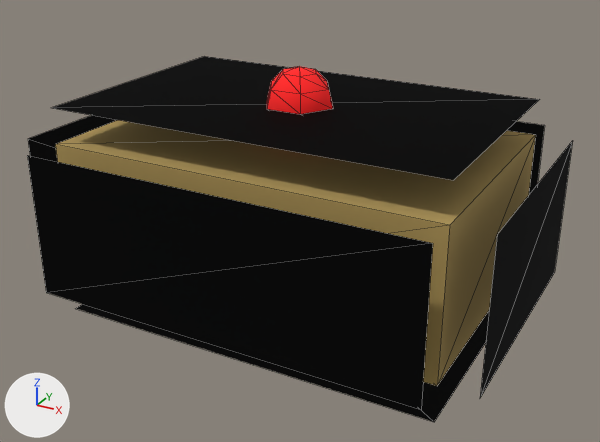
The glTF model assets/models/equipment_c4.glb, before and after one commit.
Both versions are drawn from a 50 mm lens placed at (0.208, -0.378, 0.181), pointed at (-0.001, 0.003, -0.009). Arrows for +X, +Y and +Z are at lower left; the lights stay in place. The picture after the commit comes second. Mesh edges are drawn as thin lines. Where no turn or scale is listed for an object, it has been applied to the vertices. Vertices at exactly the same position are counted once.

Objects in the first picture: 'equipment_c4__outline_2', 'equipment_c4__part_1', 'equipment_c4__part_3'.
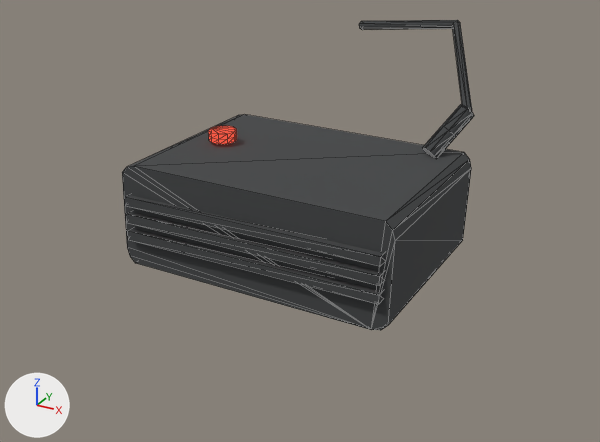
Patch to the scene script:
```diff
--- a/assets/models/equipment_c4.glb.py
+++ b/assets/models/equipment_c4.glb.py
@@ mat_ds_p_hull @@
+mat_ds_p_hull = principled_material('ds_p_hull')
+mat_ds_p_hull.base_color = (0.055, 0.058, 0.06)  # dark grey #424445
+mat_ds_p_hull.roughness = 1.0
@@ mat_ds_p_red @@
+mat_ds_p_red = principled_material('ds_p_red')
+mat_ds_p_red.base_color = (0.0, 0.0, 0.0)  # black #000000
+mat_ds_p_red.metallic = 1.0
+mat_ds_p_red.roughness = 1.0
+mat_ds_p_red.emission_color = (0.9, 0.1, 0.06)  # red #f35945
+mat_ds_p_red.emission_strength = 1.0
@@ me_geometry_351_ds_material_56 @@
 # used by ob_equipment_c4__part_3; location = (0.0, 0.0, 0.06)
-me_geometry_351_ds_material_56.from_pydata(...)  # 42 vertices, 60 faces; spans x -0.02..0.02, y -0.0173..0.0173, z -0.02..0.02
-me_geometry_351_ds_material_56.materials.append(mat_ds_material_56)  # red #ff2222
+me_geometry_351_ds_material_56.from_pydata(...)  # 30 vertices, 56 faces; spans x -0.058..-0.042, y -0.0076..0.0076, z 0.032..0.038
+# me_geometry_351_ds_material_56 part 1: the whole mesh is rebuilt
+# me_geometry_351_ds_material_56 part 2
+# 10 vertices are added at x -0.058..-0.042, y -0.0076..0.0076, z 0.032
+# 10 new vertices lie (0.0, 0.0, 0.003) away from vertices in x -0.058..-0.042, y -0.0076..0.0076, z 0.032
+# 10 new vertices lie (0.0, 0.0, 0.003) away from vertices in x -0.058..-0.042, y -0.0076..0.0076, z 0.035
+# 56 new faces join them
+me_geometry_351_ds_material_56.materials.append(mat_ds_p_red)  # black #000000, glowing red #f35945
@@ me_geometry_382_ds_p_hull @@
+me_geometry_382_ds_p_hull.from_pydata(...)  # 90 vertices, 156 faces; spans x -0.08..0.08, y -0.059..0.122, z -0.03..0.093
+me_geometry_382_ds_p_hull.materials.append(mat_ds_p_hull)  # dark grey #424445
@@ ob_equipment_c4__equipment_c4 @@
-ob_equipment_c4__equipment_c4 = bpy.data.objects.new('equipment_c4__equipment_c4', None)
+ob_equipment_c4__equipment_c4 = bpy.data.objects.new('equipment_c4__equipment_c4', me_geometry_382_ds_p_hull)
 ob_equipment_c4__equipment_c4.location = (0.0, 0.0, 0.0)
@@ ob_equipment_c4__part_1 @@
-ob_equipment_c4__part_1 = bpy.data.objects.new('equipment_c4__part_1', me_geometry_350_ds_material_55)
-ob_equipment_c4__part_1.location = (0.0, 0.0, 0.0)
@@ ob_equipment_c4__outline_2 @@
-ob_equipment_c4__outline_2 = bpy.data.objects.new('equipment_c4__outline_2', me_geometry_350_ds_material_45)
-ob_equipment_c4__outline_2.location = (0.0, 0.0, 0.0)
@@ ob_equipment_c4__part_3 @@
 ob_equipment_c4__part_3 = bpy.data.objects.new('equipment_c4__part_3', me_geometry_351_ds_material_56)
-ob_equipment_c4__part_3.location = (0.0, 0.0, 0.06)
+ob_equipment_c4__part_3.location = (0.0, 0.0, 0.0)
```

What differs and where, as boxes [x1, y1, x2, y2] in the pictures (600 x 442 px):
'equipment_c4__outline_2', deleted (black): before [27, 56, 573, 422]
'equipment_c4__equipment_c4', now drawn: after [122, 20, 474, 330]
'equipment_c4__part_1', deleted: before [55, 120, 536, 386]
'equipment_c4__part_3', reshaped, moved: before [267, 66, 333, 114]; after [208, 126, 237, 144]
part 1 of me_geometry_351_ds_material_56, deleted (red): before [267, 66, 333, 114]
part 2 of me_geometry_351_ds_material_56, added: after [208, 126, 237, 144]
